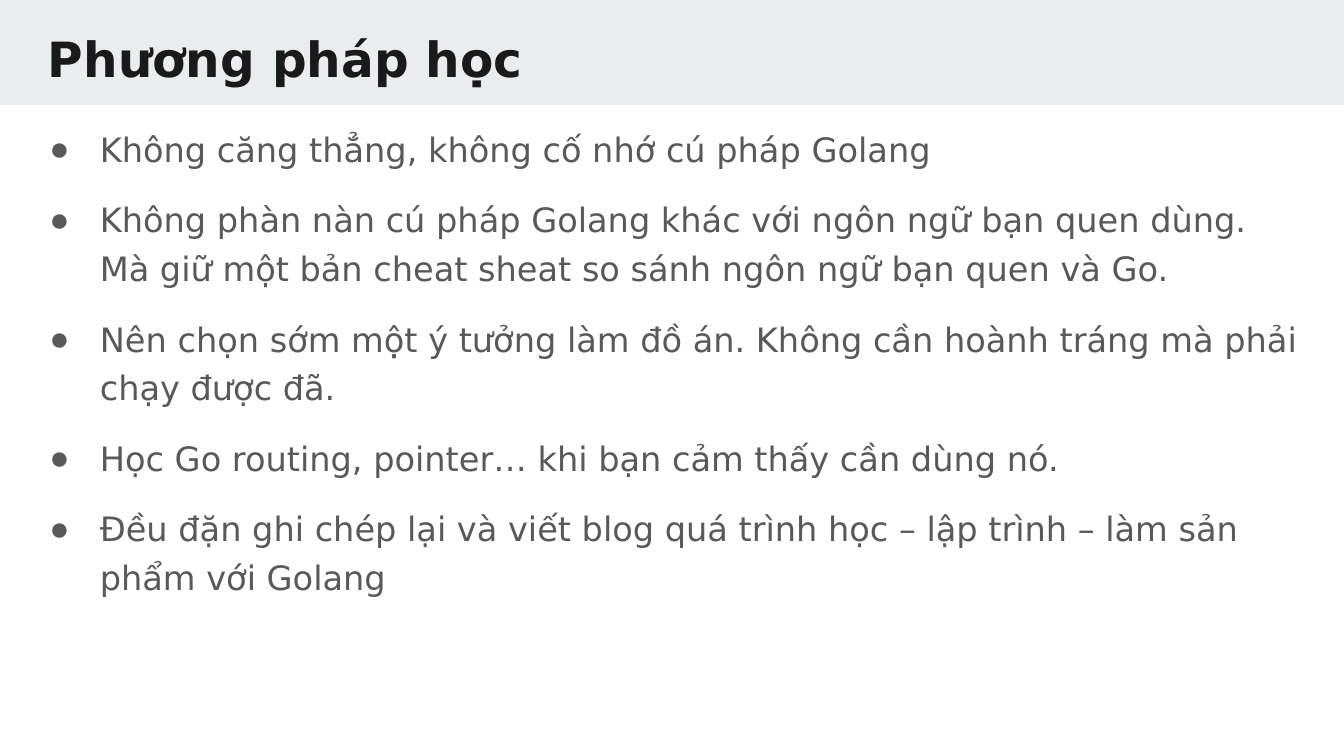
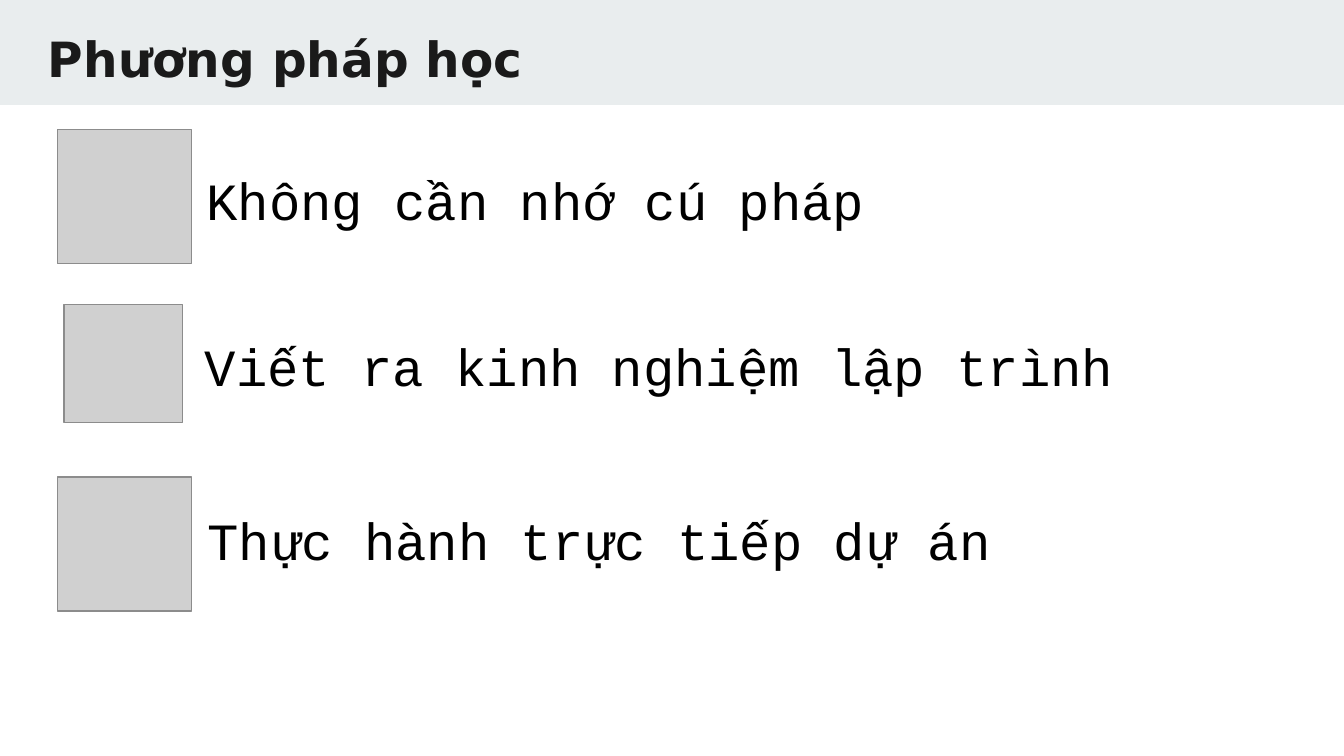
Before and after one commit to TechMaster/golang, a slide deck: slide 2 of slides/GolangBasic1.pptx. Drawn at 1344x756 pixels with LibreOffice and Linux fonts; fonts in the diff are those of the drawing; grey boxes stand for pictures. Boxes give left, top, right and bottom in pixels: in the first picture for what was removed or moved away, otherwise in the second. Text is boxed around its words. In the diff, an @@ line names an element or a change of style, - is before the commit and + after.

```diff
--- a/slides/GolangBasic1.pptx
+++ b/slides/GolangBasic1.pptx
@@ picture added at (58,129,192,263) @@
@@ text removed at (100,134,1296,597) @@
-● Không căng thẳng, không cố nhớ cú pháp Golang
-● Không phàn nàn cú pháp Golang khác với ngôn ngữ bạn quen dùng. Mà giữ một bản cheat sheat so sánh ngôn ngữ bạn quen và Go.
-● Nên chọn sớm một ý tưởng làm đồ án. Không cần hoành tráng mà phải chạy được đã.
-● Học Go routing, pointer… khi bạn cảm thấy cần dùng nó.
-● Đều đặn ghi chép lại và viết blog quá trình học – lập trình – làm sản phẩm với Golang
@@ text added at (207,182,864,231), 28 pt, text #000000 @@
+Không cần nhớ cú pháp
@@ picture added at (65,304,183,422) @@
@@ text added at (205,348,1113,397), 28 pt, text #000000 @@
+Viết ra kinh nghiệm lập trình
@@ picture added at (58,477,192,612) @@
@@ text added at (208,522,991,571), 28 pt, text #000000 @@
+Thực hành trực tiếp dự án
```
Also in this commit, not shown: 7 other slides changed, 5 slides added, 2 slides removed, 44 other files.
